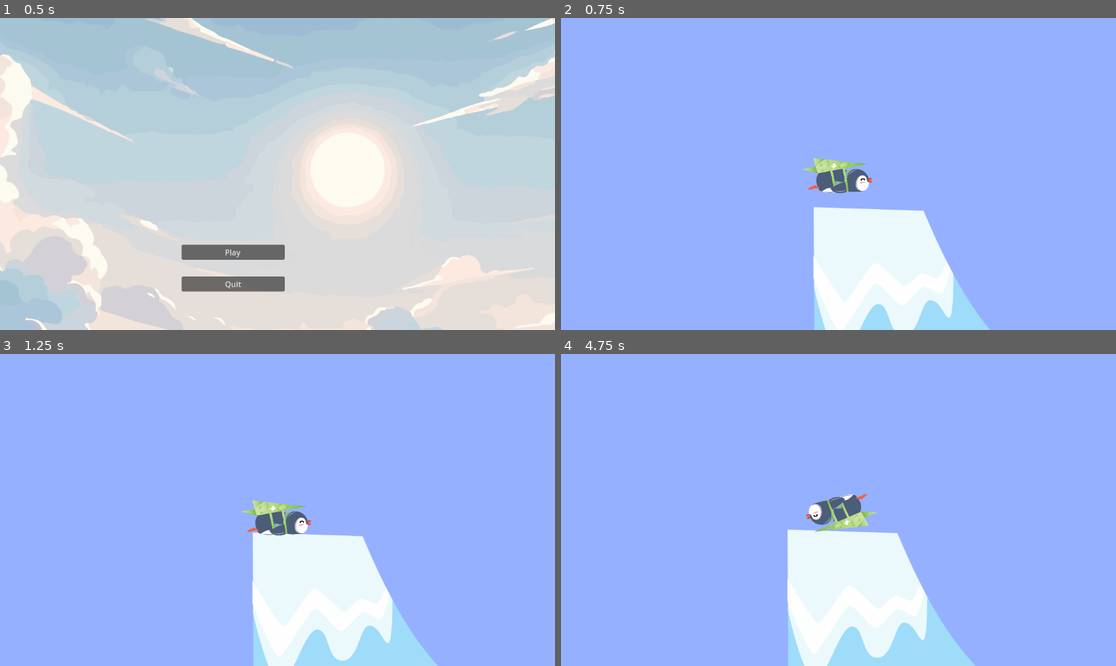
Above: before the commit, frames 1-4 (two rows, left to right).
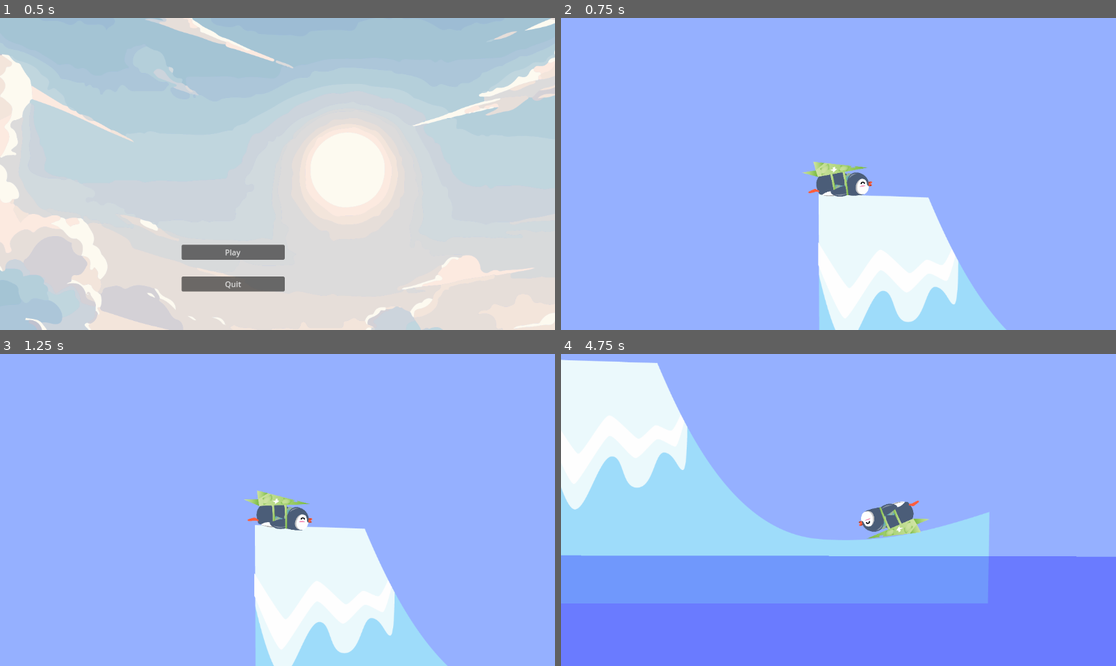
Above: after the commit, the same moments.

Repository: ilietodirascu/Penguin
Game: Godot game, scene res://scenes/menu.tscn
Same seed, same stepped clock (60 frames per second), same inputs: the game is played once before the commit and once after it.
Inputs:
- Up to frame 1 (0.5 s): no input
- Up to frame 2 (0.75 s): click "Play" at 0.5 s
- Up to frame 3 (1.25 s): no input
- Up to frame 4 (4.75 s): hold Right (ui_right) 1.28-2.78 s; hold Left (ui_left) 2.78-3.53 s; hold Right (ui_right) from 3.53 s (still down)

Frame 1 is identical in both runs. In frame 2, 3.7% of the frame differs, in the area x 43-81%, y 44-100%; in frame 3, 2.4%; in frame 4, 57%, in the area x 0-100%, y 1-100%.

Commit message:
added water alpha 1.1

Diff:
--- a/scenes/main.tscn
+++ b/scenes/main.tscn
@@ -1,12 +1,15 @@
-[gd_scene load_steps=6 format=3 uid="uid://b7y5o6f127fr4"]
+[gd_scene load_steps=7 format=3 uid="uid://b7y5o6f127fr4"]
 
 [ext_resource type="PackedScene" uid="uid://dvjaemy7kng4c" path="res://scenes/rb_penguin.tscn" id="3_c3pm2"]
-[ext_resource type="PackedScene" uid="uid://kb57w1k3sks2" path="res://scenes/wota.tscn" id="4_1f2sv"]
 [ext_resource type="Script" path="res://scripts/ramp1.gd" id="4_2kdpu"]
 [ext_resource type="Texture2D" uid="uid://co5hvi0dnjcl5" path="res://Assets/ramps/ramp1.png" id="4_ary8v"]
+[ext_resource type="Script" path="res://scripts/Wota2.gd" id="4_lmbaa"]
 
 [sub_resource type="PhysicsMaterial" id="PhysicsMaterial_w61ts"]
 friction = 0.0
+
+[sub_resource type="RectangleShape2D" id="RectangleShape2D_mpng7"]
+size = Vector2(10764, 426)
 
 [node name="Node" type="Node"]
 
@@ -23,19 +26,30 @@
 polygon = PackedVector2Array(-6, 134, 233, 146, 252, 188, 266, 219, 315, 313, 373, 398, 447, 465, 505, 496, 587, 513, 721, 503, 924, 454, 937, 751, 362, 707, -199, 710)
 
 [node name="RigidBody2D" parent="." instance=ExtResource("3_c3pm2")]
-position = Vector2(56, 68)
+position = Vector2(46.0001, 93)
 rotation = -0.53766
+metadata/is_character = true
 
-[node name="Wota" parent="." groups=["ice"] instance=ExtResource("4_1f2sv")]
+[node name="Wota2" type="Area2D" parent="."]
 light_mask = 2
 visibility_layer = 2
-z_index = 1
-position = Vector2(266, 537)
-gravity_scale = 0.0
-center_of_mass_mode = 1
-can_sleep = false
-freeze = true
-metadata/Name = "WOTA"
-metadata/Water = true
+position = Vector2(25, 566)
+gravity_space_override = 2
+gravity_point_center = Vector2(0, 0.5)
+gravity_direction = Vector2(0, 0.5)
+gravity = -4096.0
+script = ExtResource("4_lmbaa")
 
-[connection signal="body_entered" from="Wota" to="StaticBody2D" method="_on_wota_body_entered"]
+[node name="CollisionShape2D" type="CollisionShape2D" parent="Wota2"]
+light_mask = 2
+visibility_layer = 2
+position = Vector2(2592, 193)
+shape = SubResource("RectangleShape2D_mpng7")
+
+[node name="Polygon2D" type="Polygon2D" parent="Wota2"]
+light_mask = 2
+visibility_layer = 2
+position = Vector2(1522, -9)
+scale = Vector2(4.14363, 1)
+color = Color(0.0745098, 0.054902, 1, 0.329412)
+polygon = PackedVector2Array(1557.33, 3, -1047.88, -18, -1045.46, 436, -804.694, 436, 1562.15, 436)
--- a/scenes/wota.tscn
+++ b/scenes/wota.tscn
@@ -1,14 +1,16 @@
 [gd_scene load_steps=3 format=3 uid="uid://kb57w1k3sks2"]
 
-[ext_resource type="Script" path="res://scenes/ice.gd" id="1_5os6c"]
+[ext_resource type="Script" path="res://scripts/ice.gd" id="1_mn803"]
 
 [sub_resource type="RectangleShape2D" id="RectangleShape2D_35ff5"]
 size = Vector2(10764, 426)
 
 [node name="Wota" type="RigidBody2D"]
-script = ExtResource("1_5os6c")
+script = ExtResource("1_mn803")
 
 [node name="Polygon2D" type="Polygon2D" parent="."]
+light_mask = 2
+visibility_layer = 2
 position = Vector2(1529.01, 0)
 scale = Vector2(4.14363, 1)
 color = Color(0.0745098, 0.054902, 1, 0.329412)
@@ -19,8 +21,12 @@
 shape = SubResource("RectangleShape2D_35ff5")
 
 [node name="Area2D" type="Area2D" parent="."]
+light_mask = 2
+visibility_layer = 2
 
 [node name="CollisionShape2D2" type="CollisionShape2D" parent="Area2D"]
+light_mask = 2
+visibility_layer = 2
 position = Vector2(2592, 193)
 shape = SubResource("RectangleShape2D_35ff5")
 
--- /dev/null
+++ b/scripts/Wota2.gd
@@ -0,0 +1,36 @@
+extends Area2D
+
+# I hate every second of this, y is body_exited never called??
+# I chaged monitoring to true, I tried set_contact_monitor for the penguin
+# it detects the colission but simply doesn't call body_exited, am I missing something? is it broken? I don't know
+# I give up, cavemen solution it is
+
+var entered: bool = false
+var peng_instance: Node2D;
+
+func _ready():
+	set_monitoring(true)
+
+func _process(delta):
+	var penng : Node2D = get_peng()
+	if penng != null:
+		peng_instance = penng
+		entered = true
+	elif entered && peng_instance != null:
+		entered = false #todo make it float
+		peng_instance.linear_velocity.y = 0.4 * peng_instance.linear_velocity.y
+		#peng_instance.apply_force(-peng_instance.linear_velocity * 10, peng_instance.linear_velocity)
+		print(peng_instance.linear_velocity.y)
+
+func get_peng() -> Node2D:
+	for body in get_overlapping_bodies():
+		if(body.get_meta("is_character", false)):
+			return body
+	return null
+
+
+func body_entered(body: Node2D):
+	print("body_entered 00")
+
+func body_exited(body: Node2D):
+	print("exited 00")
--- a/scenes/ice.gd
+++ b/scripts/ice.gd
@@ -25,3 +25,4 @@
 
 func end_run():
 	get_tree().quit()  # Quit the game
+	pass
--- a/scripts/rb_penguin.gd
+++ b/scripts/rb_penguin.gd
@@ -1,43 +1,21 @@
 extends RigidBody2D
 
 var glideForce = 1000  # Adjust this value to control the strength of the glide force.
-# Called when the node enters the scene tree for the first time.
 var lift_strength = 800  # Adjusted for more noticeable lift
 var drag_coefficient = 0.1
 
 func _ready():
-	contact_monitor = true
-	max_contacts_reported = 2
 	angular_velocity = 0.0
 
 # Called every frame. 'delta' is the elapsed time since the previous frame.
 func _physics_process(delta):
 
-	var direction : Vector2
-	# Normalize the direction to ensure consistent movement speed in all directions
-	if direction.length_squared() > 0:
-		direction = direction.normalized()
+	#apply_lift() # this makes it run in 10 frames, tf?
+	#apply_drag()
 
-	# Apply the glide force based on the arrow keys input
-	apply_central_impulse(direction * glideForce)
-	apply_lift()
-	apply_drag()
 	modify_angular_momentum()
+	apply_central_impulse(Vector2.ZERO * glideForce)
 
-
-func modify_in_water():
-	# Adjust properties when in water (e.g., reduce gravity, apply buoyancy)
-	var gravity_scale = 0.5  # Adjust this value according to your needs
-	var linear_damping = 2.0  # Adjust this value according to your needs
-
-	set_gravity_scale(gravity_scale)
-	#set_linear_damping(linear_damping)
-
-func reset_properties():
-	print("not in wata")
-	# Reset properties when not in water
-	set_gravity_scale(1.0)
-	#set_linear_damping(0.0)
 func modify_angular_momentum():
 	if Input.is_action_pressed("ui_right") && angular_velocity < 1:
 		angular_velocity += 1
